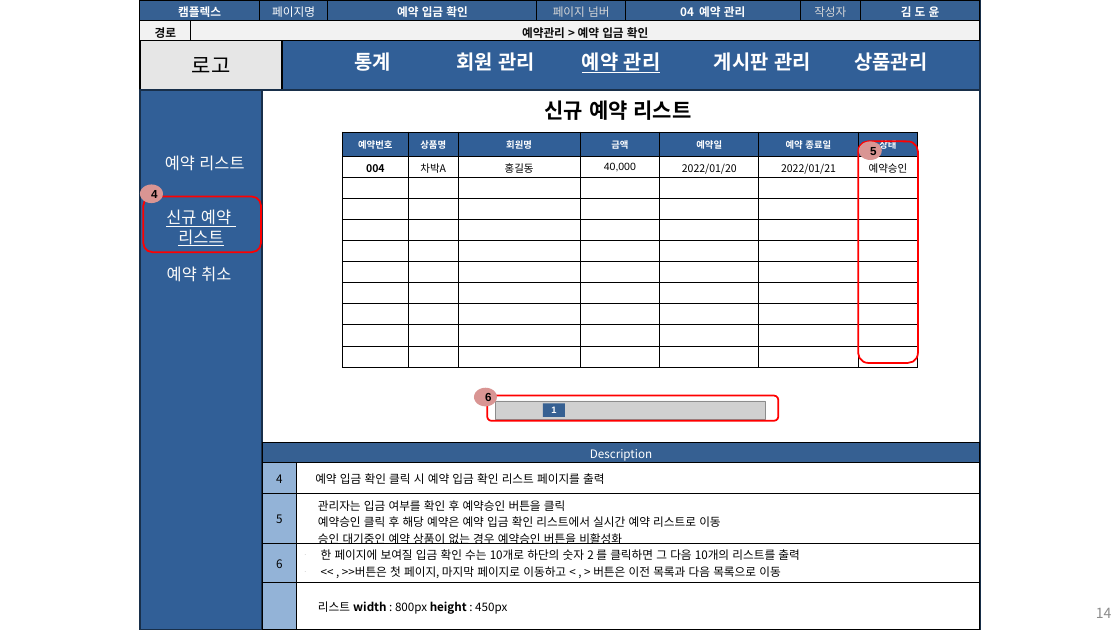
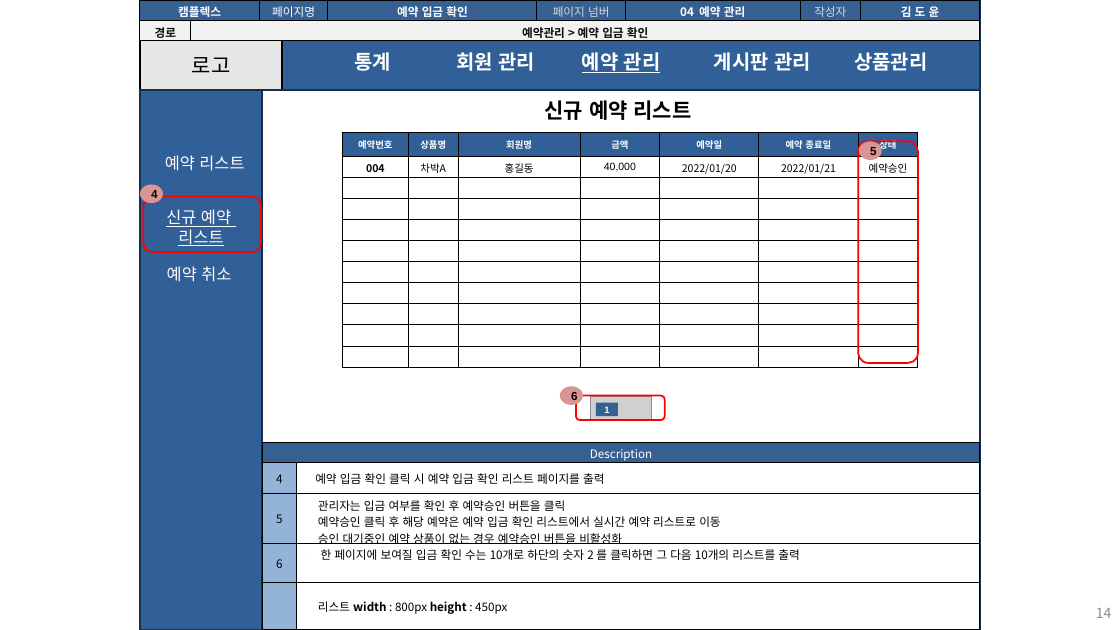
Before and after one commit to seoulsudal/CamFlexProject, a slide deck: slide 14 of 프로젝트 산출물/9. 스토리보드/캠플렉스 관리자_스토리보드.pptx. Drawn at 1120x630 pixels with LibreOffice and Linux fonts; fonts in the diff are those of the drawing; grey boxes stand for pictures. Boxes give left, top, right and bottom in pixels: in the first picture for what was removed or moved away, otherwise in the second. Text is boxed around its words. In the diff, an @@ line names an element or a change of style, - is before the commit and + after.

Commit message:
관리자 메인페이지 수정완료, 요구사항 스토리보드 수정중..

```diff
--- a/프로젝트 산출물/9. 스토리보드/캠플렉스 관리자_스토리보드.pptx
+++ b/프로젝트 산출물/9. 스토리보드/캠플렉스 관리자_스토리보드.pptx
@@ ellipse "6": place and size @@
-ellipse "6" at (474, 388, 497, 407)
+ellipse "6" at (560, 386, 583, 405)
@@ rounded rectangle: place and size @@
-rounded rectangle at (487, 396, 778, 421)
+rounded rectangle at (576, 396, 665, 420)
@@ picture: place and size @@
-picture at (495, 401, 765, 419)
+picture at (591, 397, 651, 420)
@@ rectangle "1": place and size @@
-rectangle "1" at (543, 403, 565, 417)
+rectangle "1" at (596, 402, 618, 416)
@@ table at (262, 442, 981, 630) @@
-row 4, column 2: 한 페이지에 보여질 입금 확인 수는 10개로 하단의 숫자 2 를 클릭하면 그 다음 10개의 리스트를 출력 / << , >>버튼은 첫 페이지, 마지막 페이지로 이동하고 < , > 버튼은 이전 목록과 다음 목록으로 이동
+row 4, column 2: 한 페이지에 보여질 입금 확인 수는 10개로 하단의 숫자 2 를 클릭하면 그 다음 10개의 리스트를 출력
```
Also in this commit, not shown: 13 other slides changed, 11 other files.
